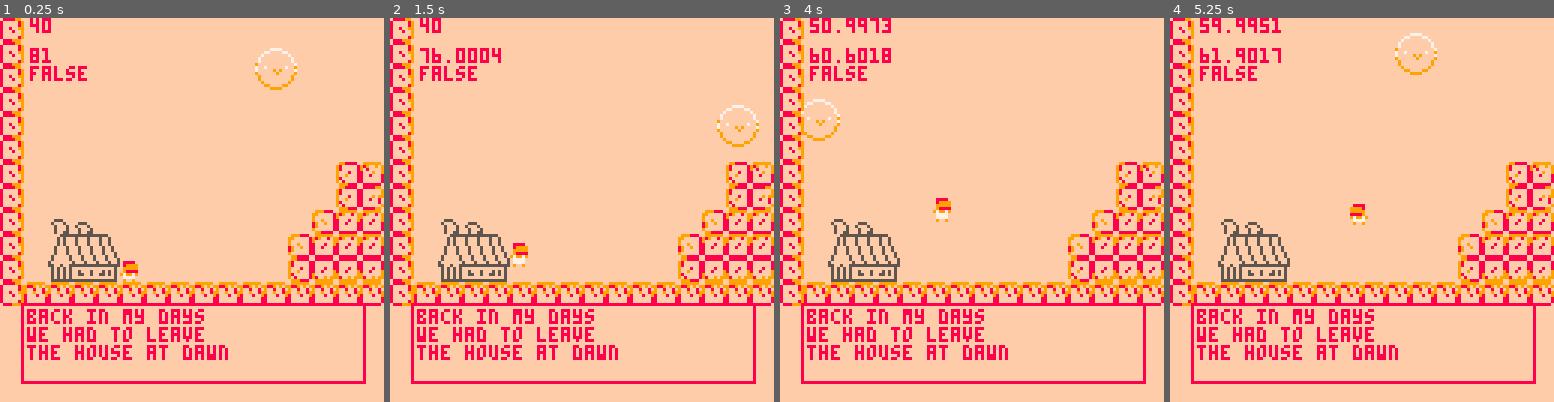
Above: before the commit, frames 1-4 (left to right).
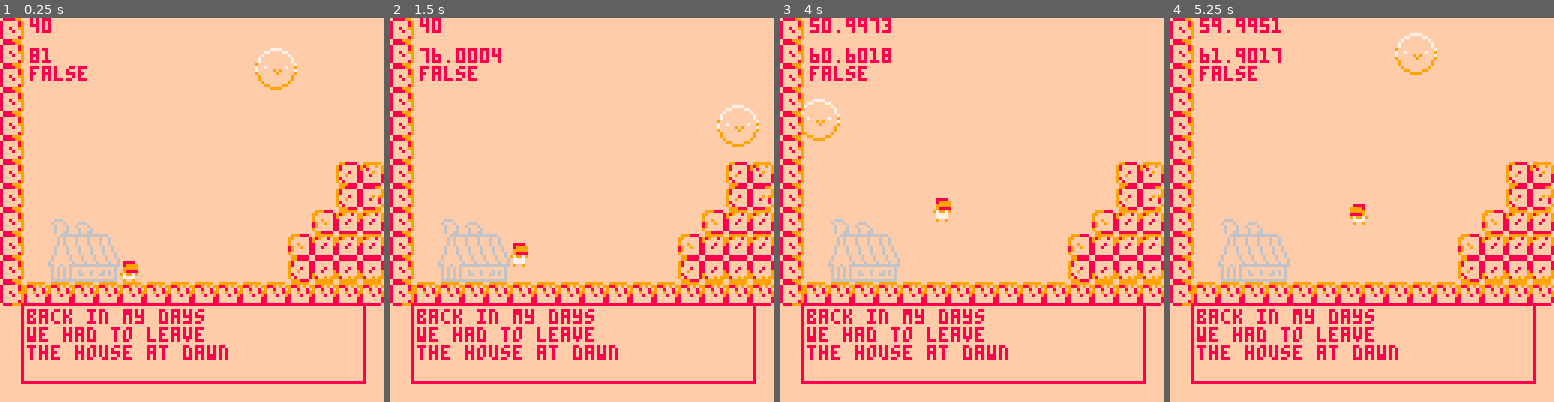
Above: after the commit, the same moments.

Repository: NataliaPrzemylska/milk1-way
Game: PICO-8 cartridge milkjourney.p8
Two runs of this game, one before a commit and one after it. Both use one fixed random seed, a clock stepped at 60 frames per second and the inputs below.
Inputs:
- Up to frame 1 (0.25 s): no input
- Up to frame 2 (1.5 s): tap O (Z key) at 0.33, 0.7, 1.43 s; tap X (X key) at 1.07 s
- Up to frame 3 (4 s): hold Left 1.97-2.37 s; tap X (X key) every 0.33 s from 2.07 to 3.73 s; tap O (Z key) at 2.22, 3.1, 3.98 s; hold Right 2.87-3.53 s; hold Up from 3.58 s (still down)
- Up to frame 4 (5.25 s): tap X (X key) every 0.33 s from 4.07 to 5.07 s; release Up at 4.08 s; hold Right 4.13-4.53 s; tap O (Z key) at 4.87 s; hold Left from 5.13 s (still down)

The runs differ from the first frame. In frame 1, 1.0% of the frame differs, in the area x 12-32%, y 52-69%; in frame 2, 1.0%; in frame 3, 1.0%; in frame 4, 1.0%.

Commit message:
changing grey on day change

Diff:
--- a/levels.lua
+++ b/levels.lua
@@ -107,13 +107,17 @@
     if day_now then
         pal(8,8)
         pal(9,9)
+        pal(6,6)
         pal(3,8)
         pal(11,9)
+        pal(5,6)
     else
         pal(3,3)
         pal(11,11)
+        pal(5,5)
         pal(8,3)
         pal(9,11)
+        pal(6,5)
     end
 end
 
